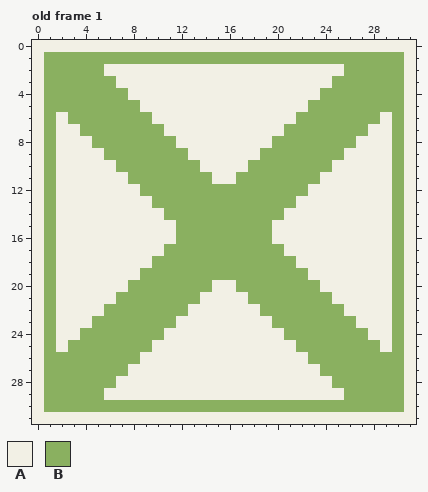
Pixel-art file -- assets/img/timer_reset/timer_reset.aseprite. This is how it looked before the edit.
32x32 pixels, 1 frame. Shown: old frame 1.
Palette (. is transparent): A #f2f0e5  B #8ab060
Pixels before, old frame 1, first column x 0:
 0 AAAAAAAAAAAAAAAAAAAAAAAAAAAAAAAA
 1 ABBBBBBBBBBBBBBBBBBBBBBBBBBBBBBA
 2 ABBBBBAAAAAAAAAAAAAAAAAAAABBBBBA
 3 ABBBBBBAAAAAAAAAAAAAAAAAABBBBBBA
 4 ABBBBBBBAAAAAAAAAAAAAAAABBBBBBBA
 5 ABBBBBBBBAAAAAAAAAAAAAABBBBBBBBA
 6 ABABBBBBBBAAAAAAAAAAAABBBBBBBABA
 7 ABAABBBBBBBAAAAAAAAAABBBBBBBAABA
 8 ABAAABBBBBBBAAAAAAAABBBBBBBAAABA
 9 ABAAAABBBBBBBAAAAAABBBBBBBAAAABA
10 ABAAAAABBBBBBBAAAABBBBBBBAAAAABA
11 ABAAAAAABBBBBBBAABBBBBBBAAAAAABA
12 ABAAAAAAABBBBBBBBBBBBBBAAAAAAABA
13 ABAAAAAAAABBBBBBBBBBBBAAAAAAAABA
14 ABAAAAAAAAABBBBBBBBBBAAAAAAAAABA
15 ABAAAAAAAAAABBBBBBBBAAAAAAAAAABA
16 ABAAAAAAAAAABBBBBBBBAAAAAAAAAABA
17 ABAAAAAAAAABBBBBBBBBBAAAAAAAAABA
18 ABAAAAAAAABBBBBBBBBBBBAAAAAAAABA
19 ABAAAAAAABBBBBBBBBBBBBBAAAAAAABA
20 ABAAAAAABBBBBBBAABBBBBBBAAAAAABA
21 ABAAAAABBBBBBBAAAABBBBBBBAAAAABA
22 ABAAAABBBBBBBAAAAAABBBBBBBAAAABA
23 ABAAABBBBBBBAAAAAAAABBBBBBBAAABA
24 ABAABBBBBBBAAAAAAAAAABBBBBBBAABA
25 ABABBBBBBBAAAAAAAAAAAABBBBBBBABA
26 ABBBBBBBBAAAAAAAAAAAAAABBBBBBBBA
27 ABBBBBBBAAAAAAAAAAAAAAAABBBBBBBA
28 ABBBBBBAAAAAAAAAAAAAAAAAABBBBBBA
29 ABBBBBAAAAAAAAAAAAAAAAAAAABBBBBA
30 ABBBBBBBBBBBBBBBBBBBBBBBBBBBBBBA
31 AAAAAAAAAAAAAAAAAAAAAAAAAAAAAAAA
And afterwards:
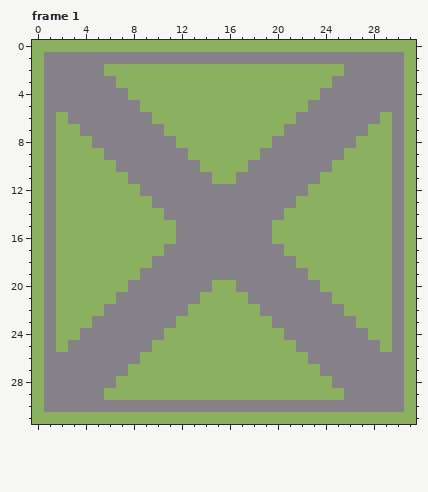
A new or re-ordered frame is compared with the old frame closest to it.
Diff:
frames 1 -> 2
Colour A changes from #f2f0e5 to #8ab060.
Colour B changes from #8ab060 to #868188.
